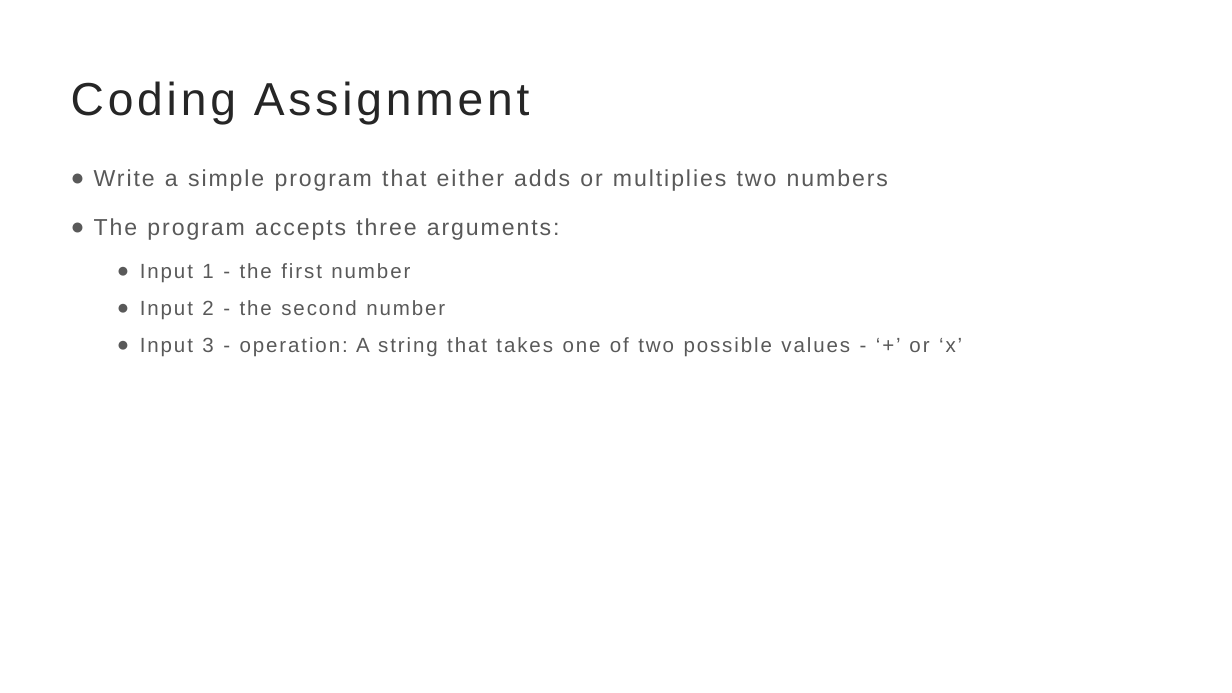
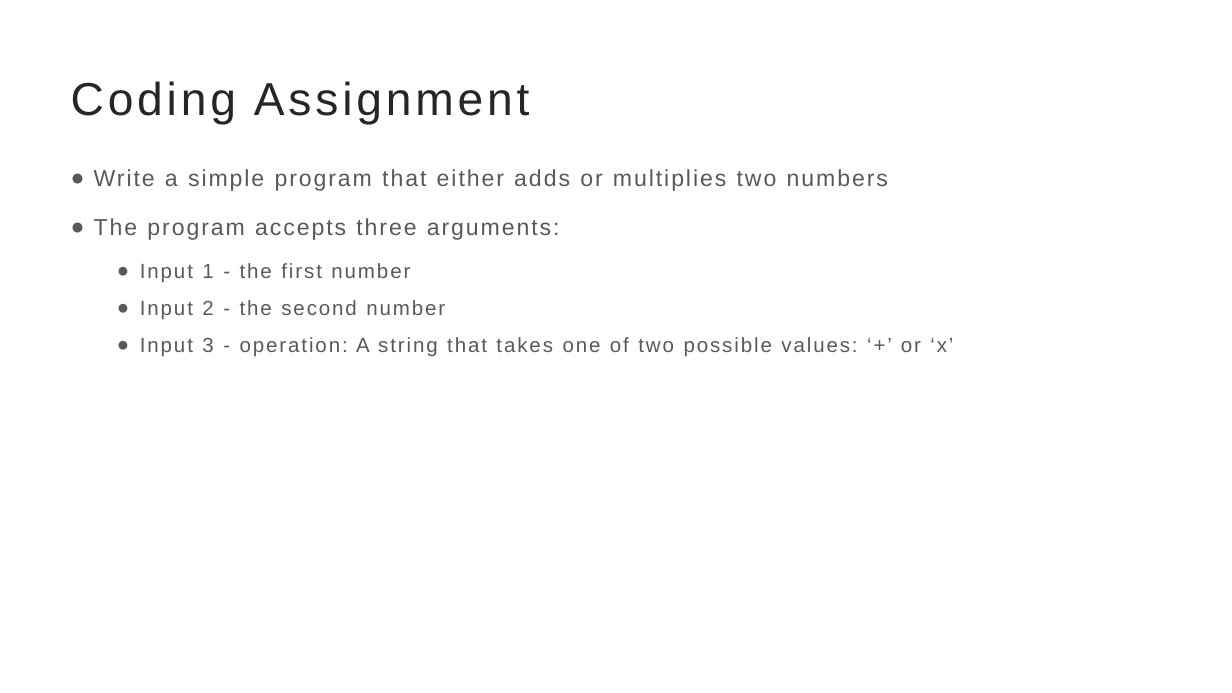
Before and after one commit to brinda-25/workshop, a slide deck: slide 1 of Day2/code_review/code_review.pptx. Drawn at 1232x693 pixels with LibreOffice and Linux fonts; fonts in the diff are those of the drawing. Boxes give left, top, right and bottom in pixels: in the first picture for what was removed or moved away, otherwise in the second. Text is boxed around its words. In the diff, an @@ line names an element or a change of style, - is before the commit and + after.

Commit message:
fixed typos in ppt and reran notebooks

```diff
--- a/Day2/code_review/code_review.pptx
+++ b/Day2/code_review/code_review.pptx
@@ text at [140, 337, 953, 357]: text changed @@
-  ● Input 3 - operation: A string that takes one of two possible values - ‘+’ or ‘x’
+  ● Input 3 - operation: A string that takes one of two possible values: ‘+’ or ‘x’
```
Also in this commit, not shown: 4 other files.
